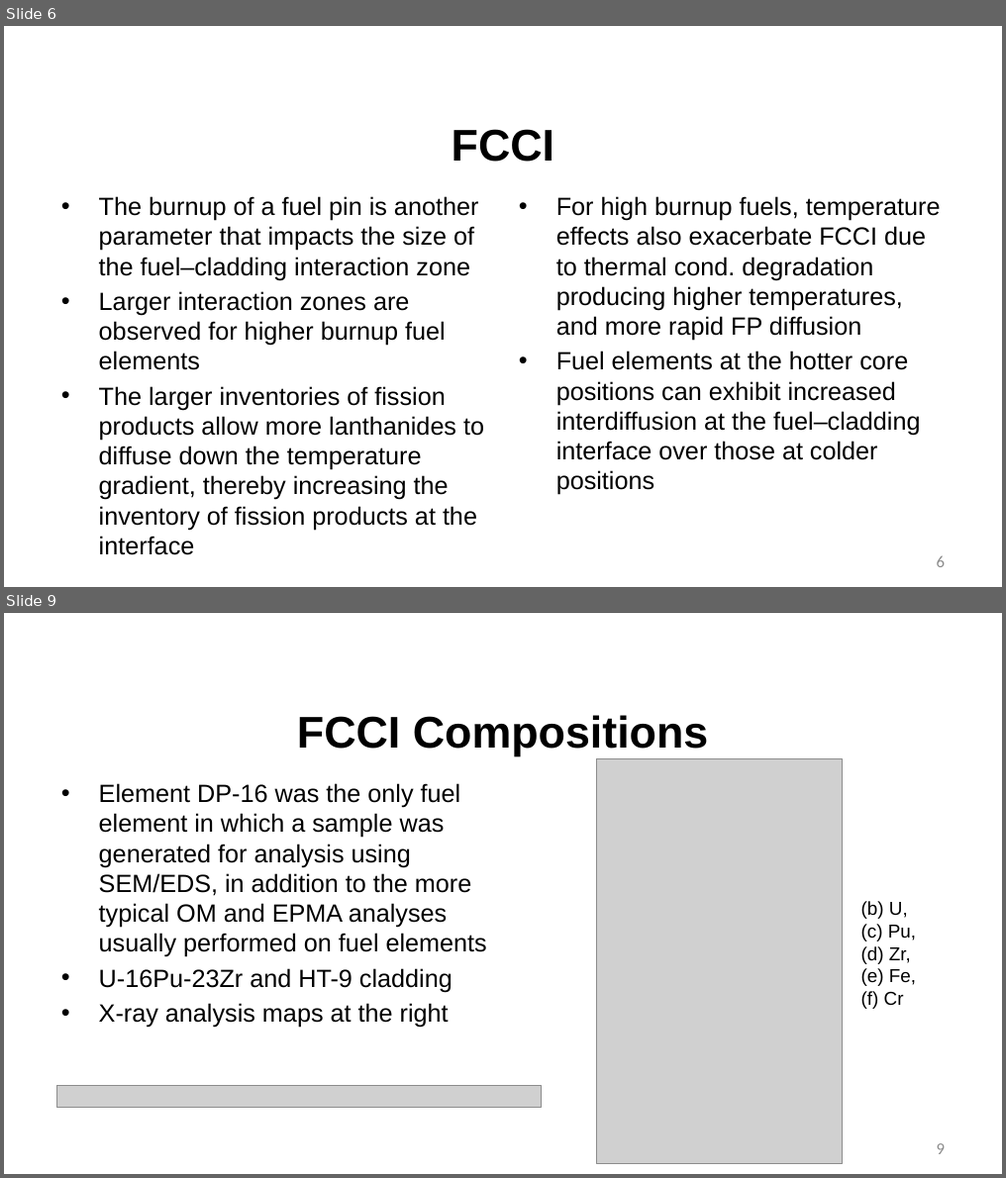
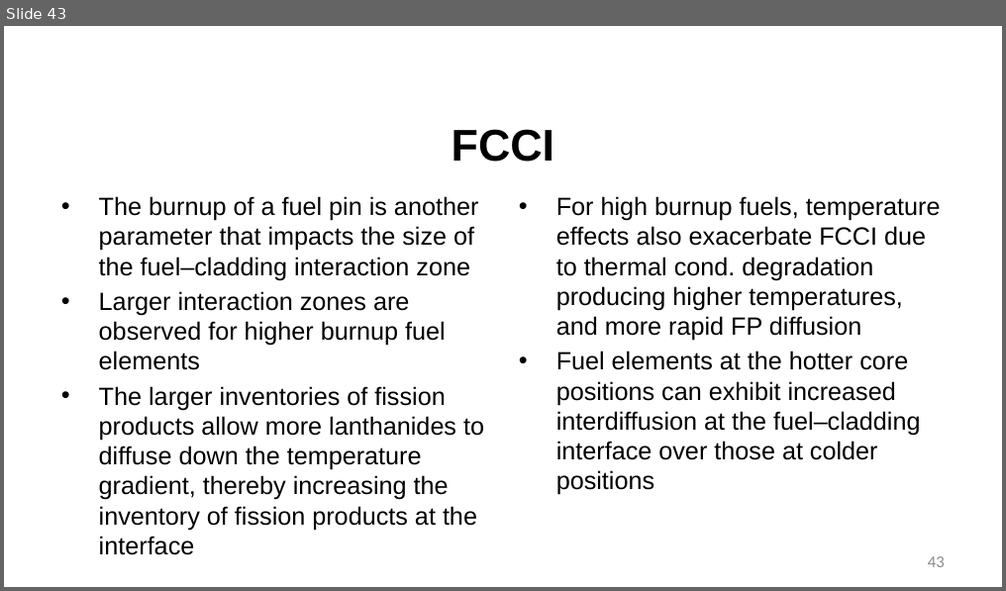
Before and after one commit to benbeeler/TEACHING, a slide deck: Advanced Reactor Materials/Fall2025/Lec9_SFRs.pptx. Shown one above the other, each under a label of ours: slides 6 and 9 before the commit, slide 43 after it; the slides between them are not shown. The pictures are 1006x1178 and 1006x591 pixels, drawn with LibreOffice and Linux fonts; fonts in the diff are those of the drawing; grey boxes stand for pictures; background and template pictures are left out. Boxes give left, top, right and bottom in pixels: in the first picture for what was removed or moved away, otherwise in the second. Text is boxed around its words. In the diff, an @@ line names an element or a change of style, - is before the commit and + after.

```diff
--- a/Advanced Reactor Materials/Fall2025/Lec9_SFRs.pptx
+++ b/Advanced Reactor Materials/Fall2025/Lec9_SFRs.pptx
@@ slide 9 removed at <box>4,613,1002,1174</box>, background #FFFFFF @@
@@ title removed at <box>297,715,709,757</box> @@
-FCCI Compositions
@@ picture removed at <box>597,759,843,1164</box> @@
@@ text removed at <box>99,783,487,1028</box> @@
-• Element DP-16 was the only fuel element in which a sample was generated for analysis using SEM/EDS, in addition to the more typical OM and EPMA analyses usually performed on fuel elements
-• U-16Pu-23Zr and HT-9 cladding
-• X-ray analysis maps at the right
@@ text removed at <box>861,901,916,1009</box> @@
-(b) U, (c) Pu, (d) Zr, (e) Fe, (f) Cr
@@ picture removed at <box>56,1085,541,1108</box> @@
@@ page number removed at <box>937,1144,944,1155</box> @@
-9
@@ what was slide 6 is now slide 43 @@
@@ page number at <box>928,557,944,568</box>: text changed @@
-6
+43
```
Also in this commit, not shown: 4 slides changed, 39 slides added, 29 other slides removed, 27 other files.
